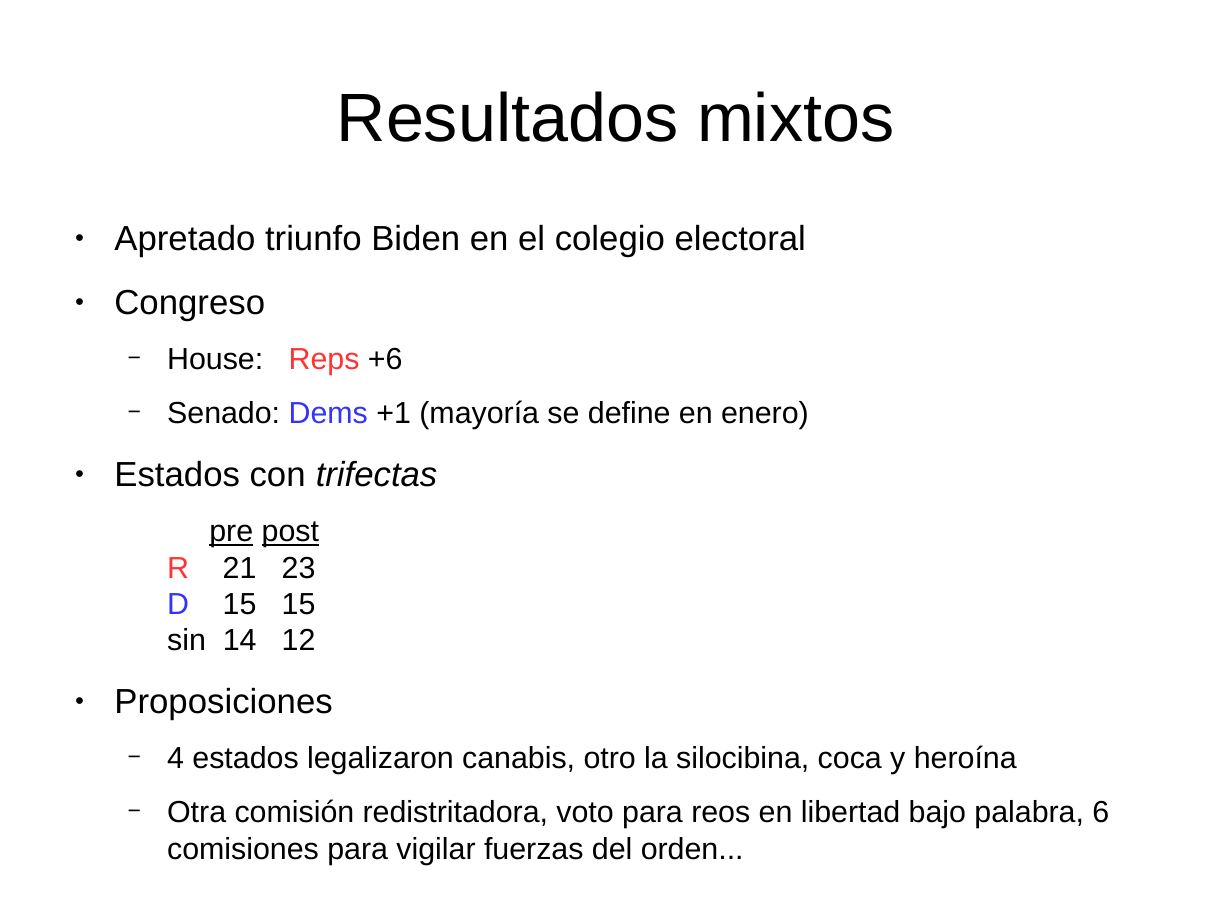
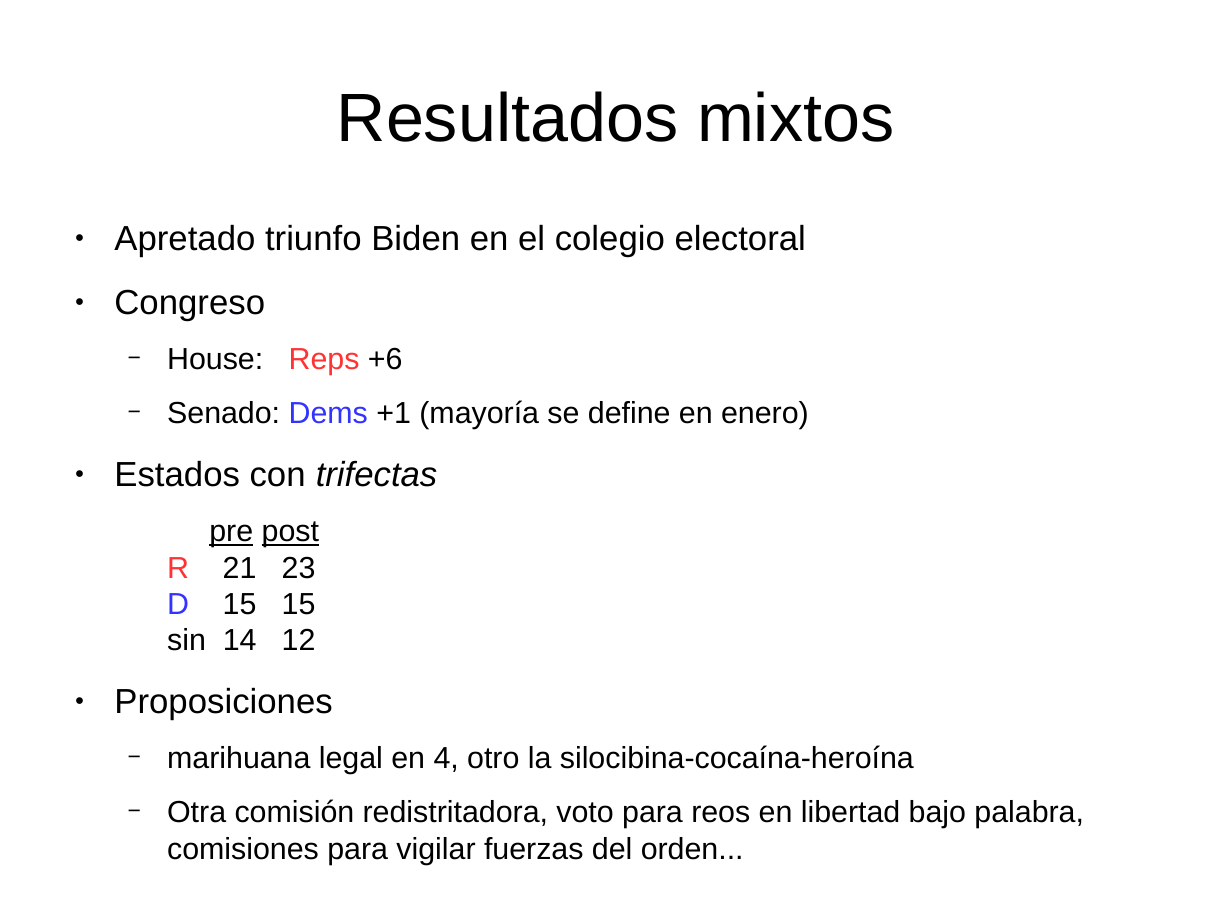
Before and after one commit to emagar/oas-eom-usa2020, a slide deck: slide 2 of presentations/mesa-itam-2020/pres-2020.odp. Drawn at 1232x924 pixels with LibreOffice and Linux fonts; fonts in the diff are those of the drawing. Boxes give left, top, right and bottom in pixels: in the first picture for what was removed or moved away, otherwise in the second. Text is boxed around its words. In the diff, an @@ line names an element or a change of style, - is before the commit and + after.

```diff
--- a/presentations/mesa-itam-2020/pres-2020.odp
+++ b/presentations/mesa-itam-2020/pres-2020.odp
@@ text at (167, 745, 1084, 865): text changed @@
-  − 4 estados legalizaron canabis, otro la silocibina, coca y heroína
-  − Otra comisión redistritadora, voto para reos en libertad bajo palabra, 6 comisiones para vigilar fuerzas del orden...
+  − marihuana legal en 4, otro la silocibina-cocaína-heroína
+  − Otra comisión redistritadora, voto para reos en libertad bajo palabra, comisiones para vigilar fuerzas del orden...
```
Also in this commit, not shown: 2 other slides changed, 4 other files.
